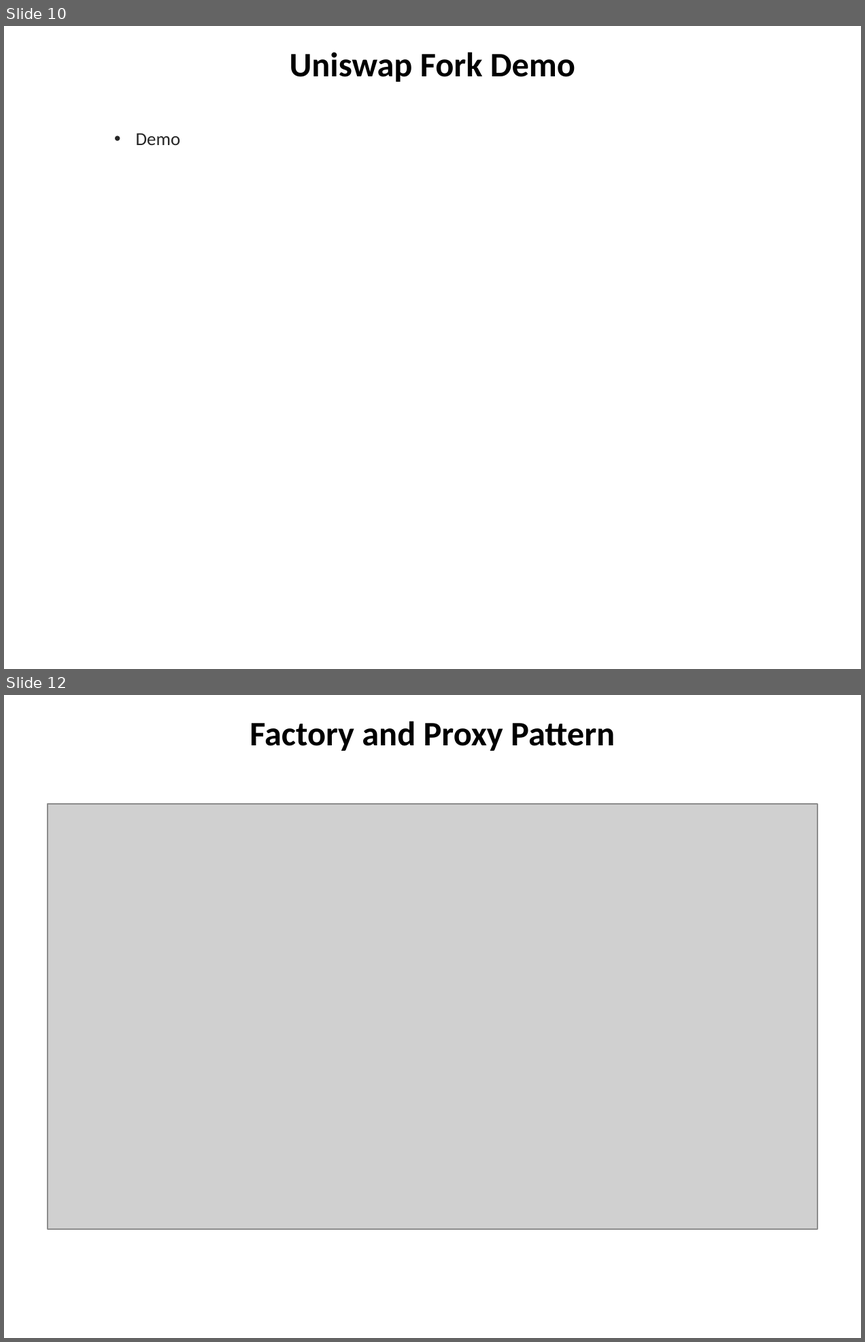
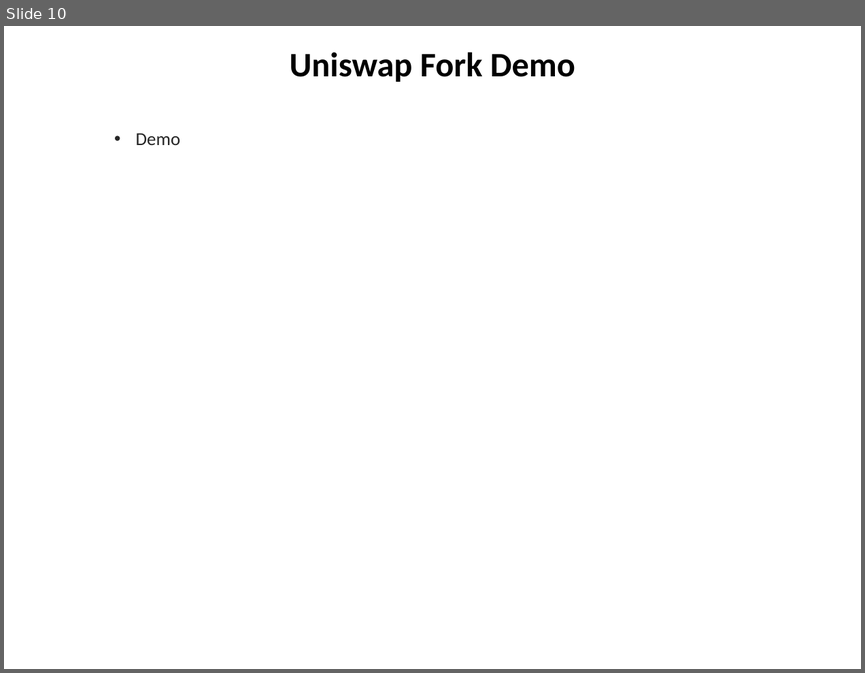
Before and after one commit to chuacw/SGUS-Slides, a slide deck: BCI - Batch2 - Day14 - DeFi 1.pptx. Shown one above the other, each under a label of ours: slides 10 and 12 before the commit, slide 10 after it; the slides between them are not shown. The pictures are 865x1342 and 865x673 pixels, drawn with LibreOffice and Linux fonts; fonts in the diff are those of the drawing; grey boxes stand for pictures. Boxes give left, top, right and bottom in pixels: in the first picture for what was removed or moved away, otherwise in the second. Text is boxed around its words. In the diff, an @@ line names an element or a change of style, - is before the commit and + after.

```diff
--- a/BCI - Batch2 - Day14 - DeFi 1.pptx
+++ b/BCI - Batch2 - Day14 - DeFi 1.pptx
@@ slide 12 removed at box(4, 695, 861, 1338), background #FFFFFF @@
@@ title removed at box(249, 721, 615, 751) @@
-Factory and Proxy Pattern
@@ picture removed at box(48, 804, 817, 1229) @@
```
Also in this commit, not shown: 3 other slides removed, 7 other files.
